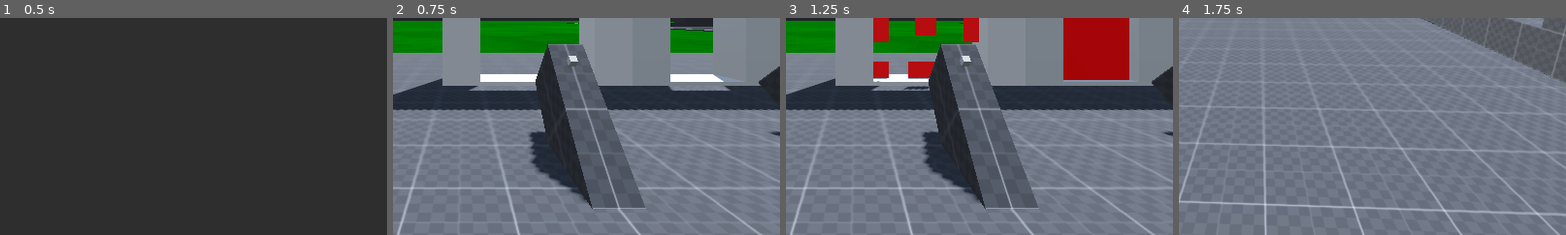
Above: before the commit, frames 1-4 (left to right).
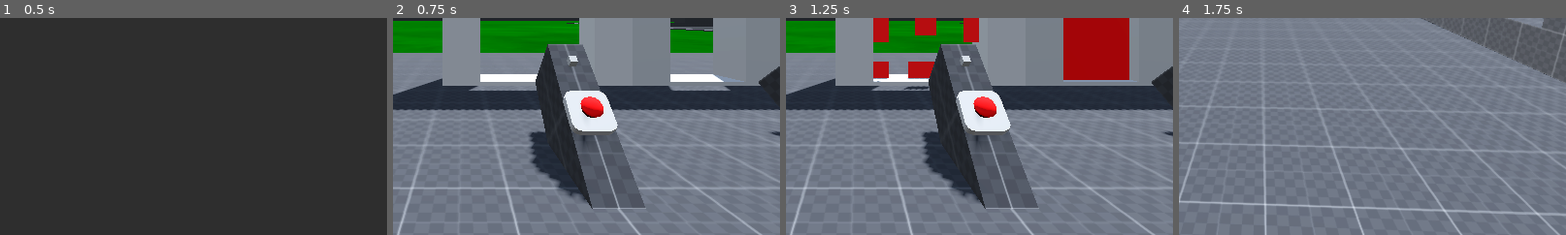
Above: after the commit, the same moments.

Repository: Nazsgull/FPS_Godot
Game: Godot game, scene res://scenes/UI/main_menu.tscn
Two runs of this game, one before a commit and one after it. Both use one fixed random seed, a clock stepped at 60 frames per second and the inputs below. A sky picture missing from this copy of the repository is replaced by a grey-blue gradient.
Inputs (mouse positions are % of the whole screen's width and height, from its top left):
- Up to frame 1 (0.5 s): no input
- Up to frame 2 (0.75 s): click "Play" at 0.5 s
- Up to frame 3 (1.25 s): no input
- Up to frame 4 (1.75 s): tap Enter (ui_accept) at 1.25, 1.52 s; move the mouse to (55, 50) at 1.27 s; hold W (forward) from 1.28 s (still down); tap E (interact) at 1.35 s
The pictures show only the part of the screen within x 41-91%, y 50-100%; the shares and areas given below are measured in that part.

Frame 1 is identical in both runs. In frame 2, 2.3% of the frame differs, in the area x 42-59%, y 33-83%; in frame 3, 2.3%; in frame 4, nothing differs.

Commit message:
Arreglo botones
Apaña la jerarquía de clases de los botones que estaba un poco de aquella manera y les añade funcionalidad (animaciones y posibilidad de reproducir audio).

Diff:
--- a/scenes/maps/test_area.tscn
+++ b/scenes/maps/test_area.tscn
@@ -11,6 +11,7 @@
 [ext_resource type="PackedScene" uid="uid://cw4ice8i238jm" path="res://scenes/objects/Testing/test_pickup.tscn" id="7_1345l"]
 [ext_resource type="PackedScene" uid="uid://g386sbqjtrjh" path="res://scenes/objects/water_plane.tscn" id="9_si7nd"]
 [ext_resource type="PackedScene" uid="uid://by4ao52surwi3" path="res://scenes/objects/keypad.tscn" id="10_d5erw"]
+[ext_resource type="PackedScene" uid="uid://4asvsxmij85k" path="res://scenes/objects/button_fancy.tscn" id="12_h3pwm"]
 
 [sub_resource type="StandardMaterial3D" id="StandardMaterial3D_pnsss"]
 resource_local_to_scene = true
@@ -1088,6 +1089,10 @@
 [node name="keypad" parent="." instance=ExtResource("10_d5erw")]
 transform = Transform3D(1, 0, 0, 0, 1, 0, 0, 0, 1, 49.6, 1.5, 15.3)
 
+[node name="Button_fancy" parent="." instance=ExtResource("12_h3pwm")]
+transform = Transform3D(0.5, 0, 0, 0, 0.354078, -0.353029, 0, 0.353029, 0.354078, 41.9941, 0.671254, 15.1679)
+
 [connection signal="interacted" from="BT_Test" to="Door" method="toggle_door"]
 [connection signal="interacted" from="BT_Test2" to="Door2" method="toggle_door"]
 [connection signal="combinacion_es_correcta" from="keypad" to="Door3" method="toggle_door"]
+[connection signal="interacted" from="Button_fancy" to="Door" method="toggle_door"]
--- /dev/null
+++ b/scenes/objects/button_fancy.gd
@@ -0,0 +1,7 @@
+extends "res://scripts/button.gd"
+@onready var animation_player = $AnimationPlayer
+@onready var audio_stream_player_3d = $AudioStreamPlayer3D
+
+func interact(body):
+	super.interact(body)
+	animation_player.play("press")
--- a/scenes/objects/button_fancy.tscn
+++ b/scenes/objects/button_fancy.tscn
@@ -1,6 +1,7 @@
-[gd_scene load_steps=7 format=3 uid="uid://4asvsxmij85k"]
+[gd_scene load_steps=8 format=3 uid="uid://4asvsxmij85k"]
 
 [ext_resource type="PackedScene" uid="uid://cwfdbw7eignm8" path="res://scenes/objects/button_simple.tscn" id="1_ncf8y"]
+[ext_resource type="Script" path="res://scenes/objects/button_fancy.gd" id="2_pnpk3"]
 [ext_resource type="PackedScene" uid="uid://k1g58xui7tlt" path="res://assets/models_gltf/button_body.glb" id="2_xrqd4"]
 [ext_resource type="PackedScene" uid="uid://cy1jcxbilc8v2" path="res://assets/models_gltf/button_presser.glb" id="3_fkcgq"]
 
@@ -13,7 +14,7 @@
 tracks/0/interp = 1
 tracks/0/loop_wrap = true
 tracks/0/keys = {
-"times": PackedFloat32Array(0),
+"times": PackedFloat32Array(5),
 "transitions": PackedFloat32Array(1),
 "update": 0,
 "values": [Vector3(0, 0.3, 0)]
@@ -42,6 +43,7 @@
 }
 
 [node name="Button_fancy" instance=ExtResource("1_ncf8y")]
+script = ExtResource("2_pnpk3")
 
 [node name="CSGBox3D" parent="." index="1"]
 visible = false
--- a/scenes/objects/button_simple.tscn
+++ b/scenes/objects/button_simple.tscn
@@ -18,3 +18,5 @@
 [node name="CSGBox3D" type="CSGBox3D" parent="."]
 transform = Transform3D(1, 0, 0, 0, 1, 0, 0, 0, 1, 1.49012e-08, 0.25, -1.49012e-08)
 size = Vector3(0.4, 0.5, 0.4)
+
+[node name="AudioStreamPlayer3D" type="AudioStreamPlayer3D" parent="."]
--- a/scripts/button.gd
+++ b/scripts/button.gd
@@ -1 +1,6 @@
 extends "res://scripts/classes/Interactable.gd"
+@onready var audio_3d = $AudioStreamPlayer3D
+
+func interact(body):
+	super.interact(body)
+	audio_3d.play()
Not shown: 1 places in scenes/maps/test_area.tscn that only renumber resources
